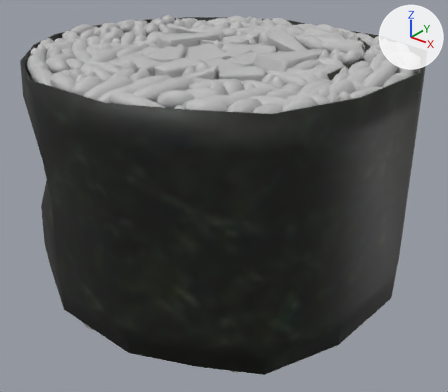
Before and after pictures for a commit that changed the FBX model Assets/05_Models/Props/RiceRoll_1.fbx.
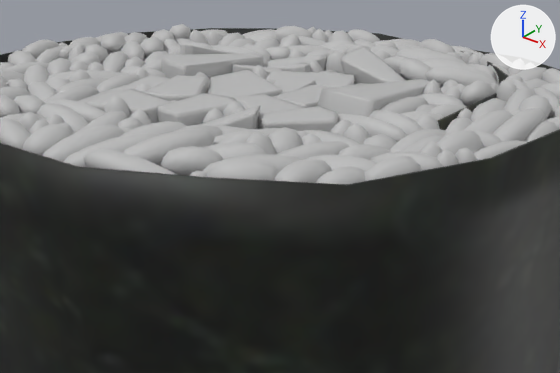
There are two pictures of each version: one whole from a 50 mm lens placed at (-0.3828, -0.1978, 0.0928), pointed at (-0.4659, -0.0939, 0.0284), one close up on the part from 13% to 90% of the width and 0% to 59% of the height. Arrows for +X, +Y and +Z are at upper right; the lights stay in place. Where no turn or scale is listed for an object, it has been applied to the vertices.

The first close-up shows 'RiceRoll_1'.
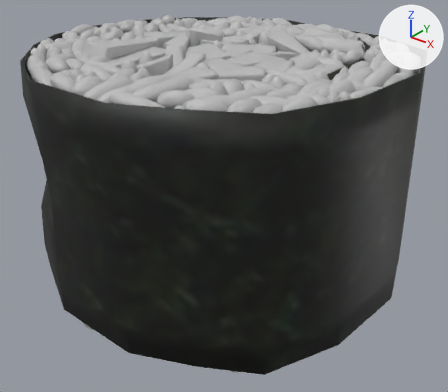
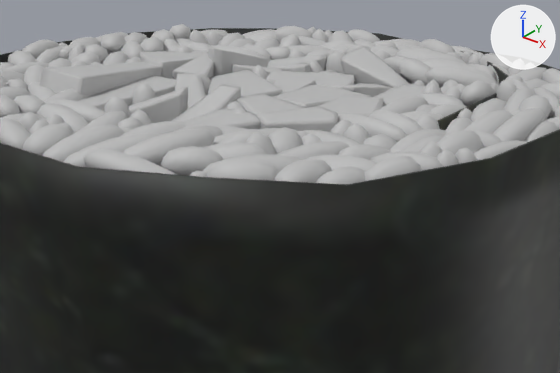
Where the newer file only moved an object's origin or applied its transform, the numbers keep the older frame.

What the commit changed:
me_mesh_204 is used by ob_riceroll_1; location (-0.4686, -0.0931, 0.036).
me_mesh_204 had 28318 vertices, 27392 faces and spanned x -0.0449..0.0426, y -0.0406..0.0418, z -0.0288..0.0283.
me_mesh_204 now has 28916 vertices, 27984 faces and spans x -0.0449..0.0426, y -0.0406..0.0418, z -0.0291..0.0285.
me_mesh_204 part 1: the loose piece of 146 vertices spanning x -0.0213..-0.0099, y -0.0022..0.0155, z -0.0281..0.0274 is moved by (-0.0046, 0.0002, -0.0001).
me_mesh_204 part 2: the loose piece of 230 vertices spanning x -0.0113..0.0167, y -0.0323..-0.0136, z -0.0268..0.0278 is moved by (-0.0133, 0.0019, 0.0).
me_mesh_204 part 3: the loose piece of 82 vertices spanning x -0.0023..0.0061, y -0.0188..-0.0089, z -0.0287..0.0264 is moved by (0.0073, -0.0045, 0.0001).
me_mesh_204 part 4: the loose piece of 234 vertices spanning x 0.0122..0.0214, y -0.0099..0.0162, z -0.0273..0.0283 is rebuilt with 82 vertices and now spans x 0.0123..0.0227, y 0.002..0.0142, z -0.0291..0.0259, in mat_rs_carrots_004 (grey #bcbcbc).
me_mesh_204 part 5: the loose piece of 138 vertices spanning x -0.0241..-0.0148, y 0.0011..0.016, z -0.0281..0.0283 is rebuilt with 138 vertices and now spans x -0.0181..-0.0088, y 0.0007..0.0156, z -0.0279..0.0285.
me_mesh_204 part 6: the loose piece of 82 vertices spanning x -0.0129..-0.0009, y -0.0155..-0.0026, z -0.0284..0.0267 is rebuilt with 230 vertices and now spans x -0.012..0.0113, y -0.0241..0.0011, z -0.0279..0.0267, in mat_rs_avocado_004 (grey #bcbcbc).
me_mesh_204 part 7: a new loose piece of 234 vertices spanning x -0.024..-0.0148, y -0.0233..0.0029, z -0.0273..0.0283, in mat_rs_avocado_004 (grey #bcbcbc).
me_mesh_204 part 8: a new loose piece of 230 vertices spanning x -0.0009..0.0076, y -0.0343..-0.0054, z -0.0268..0.0278, in mat_rs_avocado_004 (grey #bcbcbc).
me_mesh_204 part 9: a new loose piece of 82 vertices spanning x 0.0129..0.0221, y -0.0078..0.0039, z -0.0284..0.0263, in mat_rs_carrots_004 (grey #bcbcbc).
Part 10, on me_mesh_204:
82 vertices are removed from x -0.0125..-0.0005, y -0.0219..-0.0134, z -0.0283..0.0264.
80 faces are deleted.
Part 11, on me_mesh_204:
3 faces are deleted.
133 vertices are added at x -0.0173..-0.0081, y -0.0042..0.009, z -0.0274..0.0272.
5 new vertices lie (0.0005, 0.0002, 0.0) away from vertices in x -0.0114..-0.0081, y -0.0027..0.0013, z -0.0273..0.0123.
136 new faces join them, mat_rs_pepper_004 (grey #bcbcbc).
3 new faces join them, mat_rs_rice_004 (grey #bcbcbc).

Changed parts and their boxes (x1, y1, x2, y2) in the close-ups (560 x 373 px; the box of a moved part takes in the faces that stretch with it):
part 1 of me_mesh_204, moved or reshaped: before (162, 53, 263, 78); after (140, 51, 209, 79)
part 2 of me_mesh_204, moved or reshaped: before (198, 105, 261, 129); after (128, 87, 188, 123)
part 3 of me_mesh_204, moved or reshaped: before (157, 93, 239, 126); after (181, 108, 261, 129)
part 4 of me_mesh_204, rebuilt: before (317, 79, 441, 117); after (374, 83, 425, 107)
part 5 of me_mesh_204, rebuilt: before (180, 43, 236, 55); after (208, 47, 270, 76)
part 6 of me_mesh_204, rebuilt: before (145, 75, 208, 101); after (175, 73, 206, 109)
part 7 of me_mesh_204, added: after (39, 62, 162, 96)
part 8 of me_mesh_204, added: after (170, 84, 241, 122)
part 9 of me_mesh_204, added: after (319, 95, 383, 117)
part 10 of me_mesh_204, deleted: before (85, 89, 172, 123)
part 11 of me_mesh_204, built on: after (172, 52, 214, 80)
